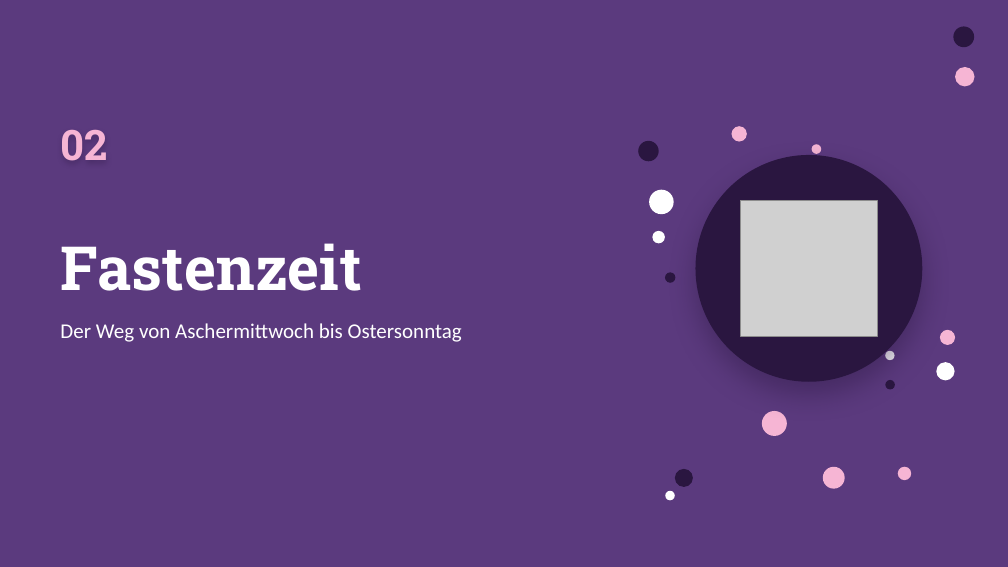
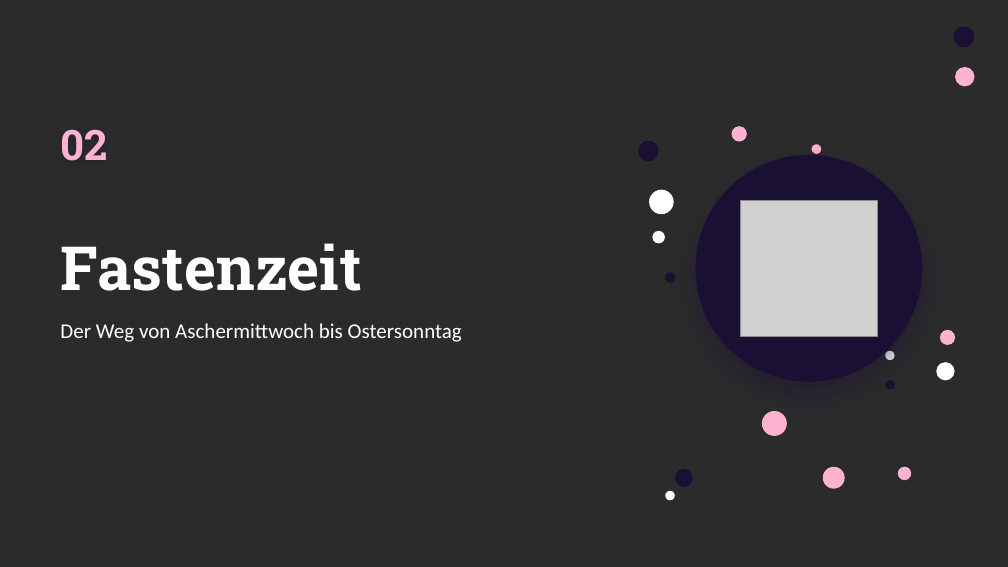
Before and after one commit to Flxrian/Erinnerung, a slide deck: slide 6 of Karneval_und_Ostern.pptx. Drawn at 1008x567 pixels with LibreOffice and Linux fonts; fonts in the diff are those of the drawing; grey boxes stand for pictures; background and template pictures are left out; a plain dark background stands for a picture behind light text. Boxes give left, top, right and bottom in pixels: in the first picture for what was removed or moved away, otherwise in the second. Text is boxed around its words. In the diff, an @@ line names an element or a change of style, - is before the commit and + after.

```diff
--- a/Karneval_und_Ostern.pptx
+++ b/Karneval_und_Ostern.pptx
@@ background #5B3A7E to picture (left out) @@
@@ text "02" at (x1=60, y1=129, x2=107, y2=161): text colour #F6B5D4 to #FFB3D1 @@
@@ ellipse at (x1=696, y1=155, x2=923, y2=382): fill #2A1640 to #1A1033; shadow changed @@
@@ fill #F6B5D4 to #FFB3D1 in 8 elements at (x1=823, y1=467, x2=845, y2=488), (x1=898, y1=467, x2=912, y2=480), (x1=955, y1=67, x2=975, y2=87), (x1=762, y1=411, x2=787, y2=436), (x1=732, y1=126, x2=747, y2=141), (x1=940, y1=330, x2=955, y2=345), (x1=812, y1=144, x2=822, y2=154), (x1=751, y1=196, x2=774, y2=219) @@
@@ fill #2A1640 to #1A1033 in 6 elements at (x1=675, y1=469, x2=693, y2=487), (x1=885, y1=380, x2=895, y2=390), (x1=665, y1=272, x2=676, y2=283), (x1=954, y1=26, x2=975, y2=48), (x1=638, y1=141, x2=659, y2=161), (x1=897, y1=250, x2=907, y2=259) @@
```
Also in this commit, not shown: 17 other slides changed.
